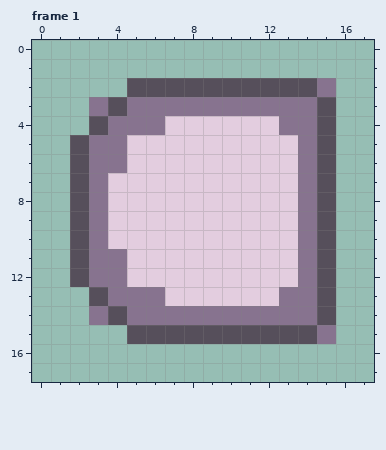
A pixel-art file gets an edit: Sprites/UI/Buttons.aseprite. That is the earlier state.
18x18 pixels, 6 frames. Shown: frame 1. The commit also changed other frames, which this record leaves out.
Once edited:
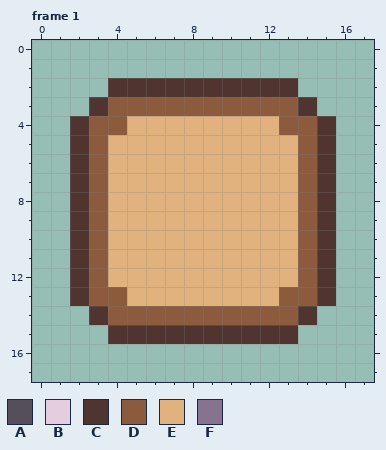
Palette (. is transparent): A #564f5b  B #e3cddf  C #4f342f  D #8c5b3e  E #e2b27e  F #87738f
The exact change:
layer "Button" now shown
layer "Button Time Down" now hidden
Changed rows in their new state; - is an unchanged pixel.
Frame 1:
first column x 2:
 2 --CCCCCCCCCC..
 3 -CDDDDDDDDDDC.
 4 CDDEEEEEEEEDDC
 5 CDEEEEEEEEEEDC
 6 CDEEEEEEEEEEDC
 7 CDEEEEEEEEEEDC
 8 CDEEEEEEEEEEDC
 9 CDEEEEEEEEEEDC
10 CDEEEEEEEEEEDC
11 CDEEEEEEEEEEDC
12 CDEEEEEEEEEEDC
13 CDDEEEEEEEEDDC
14 -CDDDDDDDDDDC.
15 --CCCCCCCCCC..
